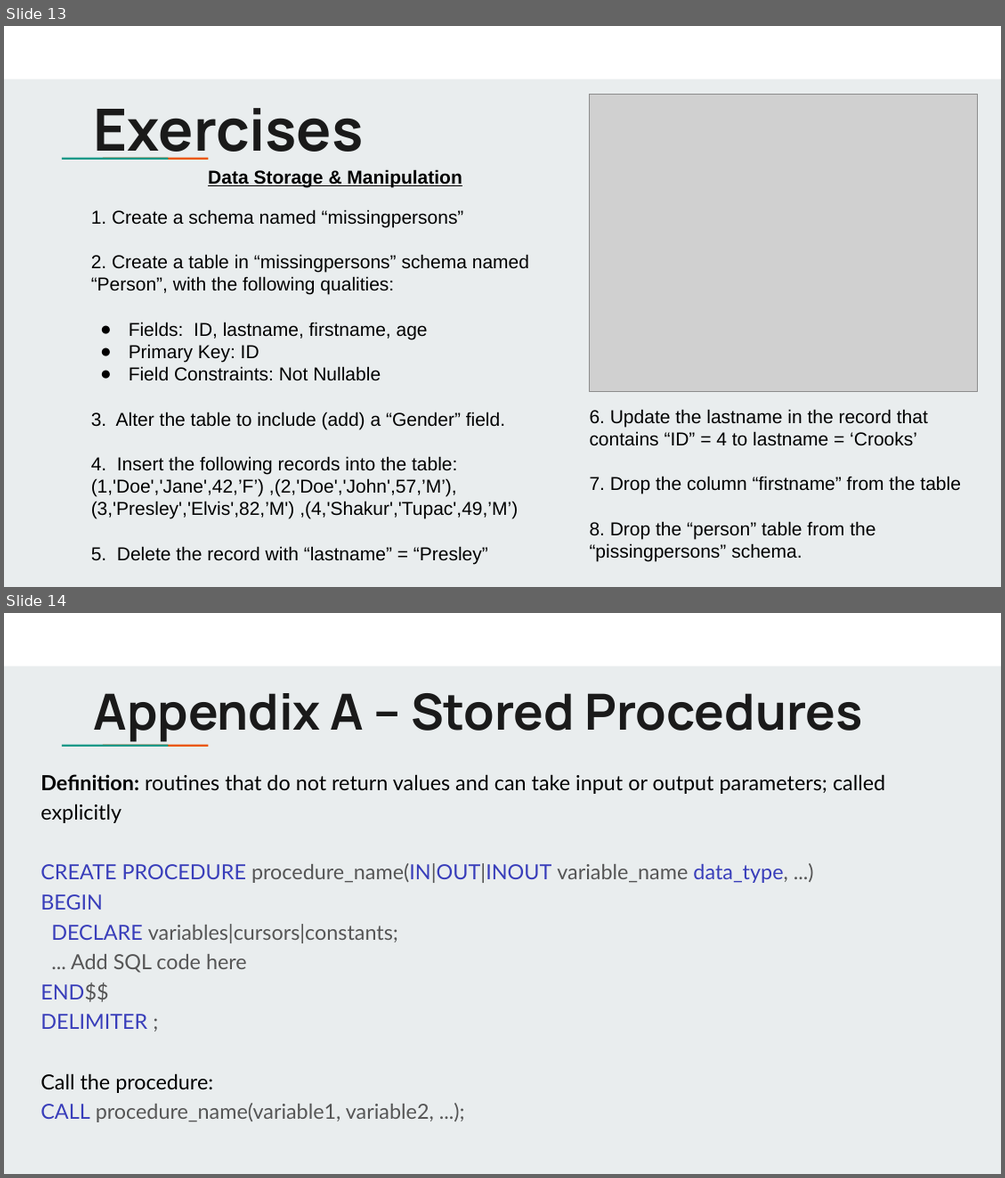
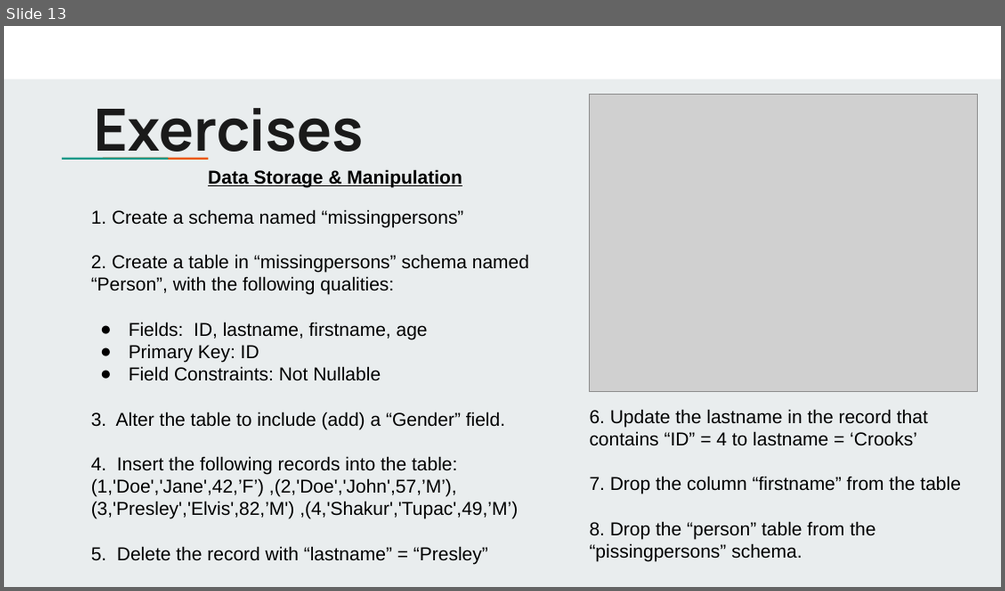
Before and after one commit to jbergmann56/OSDA-DataManipulationAndManagement, a slide deck: Lectures/(3) Extracting & Storing Data.pptx. Shown one above the other, each under a label of ours: slides 13 and 14 before the commit, slide 13 after it. The pictures are 1005x1178 and 1005x591 pixels, drawn with LibreOffice and Linux fonts; fonts in the diff are those of the drawing; grey boxes stand for pictures. Boxes give left, top, right and bottom in pixels: in the first picture for what was removed or moved away, otherwise in the second. Text is boxed around its words. In the diff, an @@ line names an element or a change of style, - is before the commit and + after.

```diff
--- a/Lectures/(3) Extracting & Storing Data.pptx
+++ b/Lectures/(3) Extracting & Storing Data.pptx
@@ slide 14 removed at (4,613,1001,1174), background #E9EDEE; not listed: 3 template elements that a slide beside it also shows @@
@@ title removed at (94,693,862,742) @@
-Appendix A – Stored Procedures
@@ text removed at (40,774,885,1122) @@
-Definition: routines that do not return values and can take input or output parameters; called explicitly
-CREATE PROCEDURE procedure_name(IN|OUT|INOUT variable_name data_type, ...)
-BEGIN
-DECLARE variables|cursors|constants;
-... Add SQL code here
-END$$
-DELIMITER ;
-Call the procedure:
-CALL procedure_name(variable1, variable2, ...);
```
Also in this commit, not shown: 1 slide added, 1 other slide removed, 5 other files.
